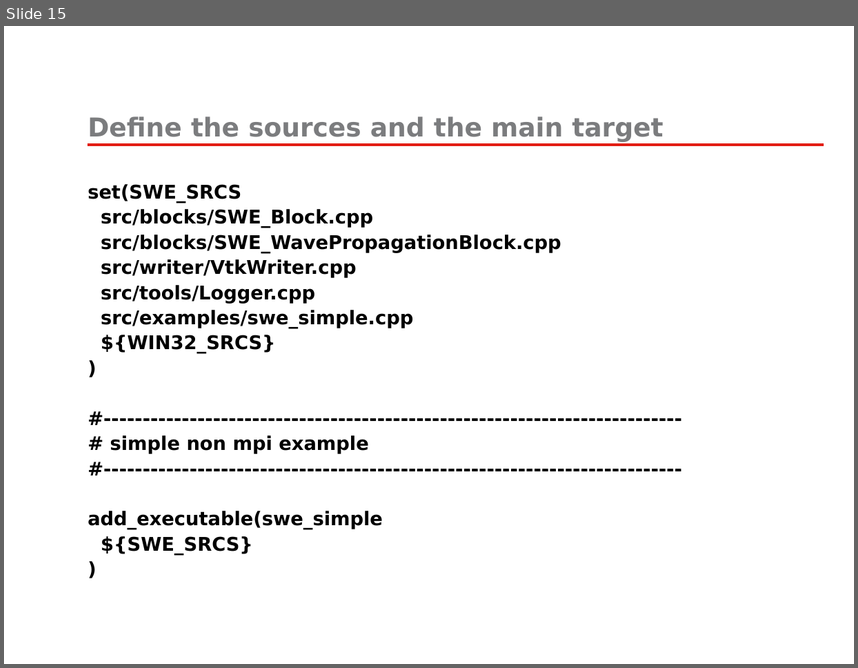
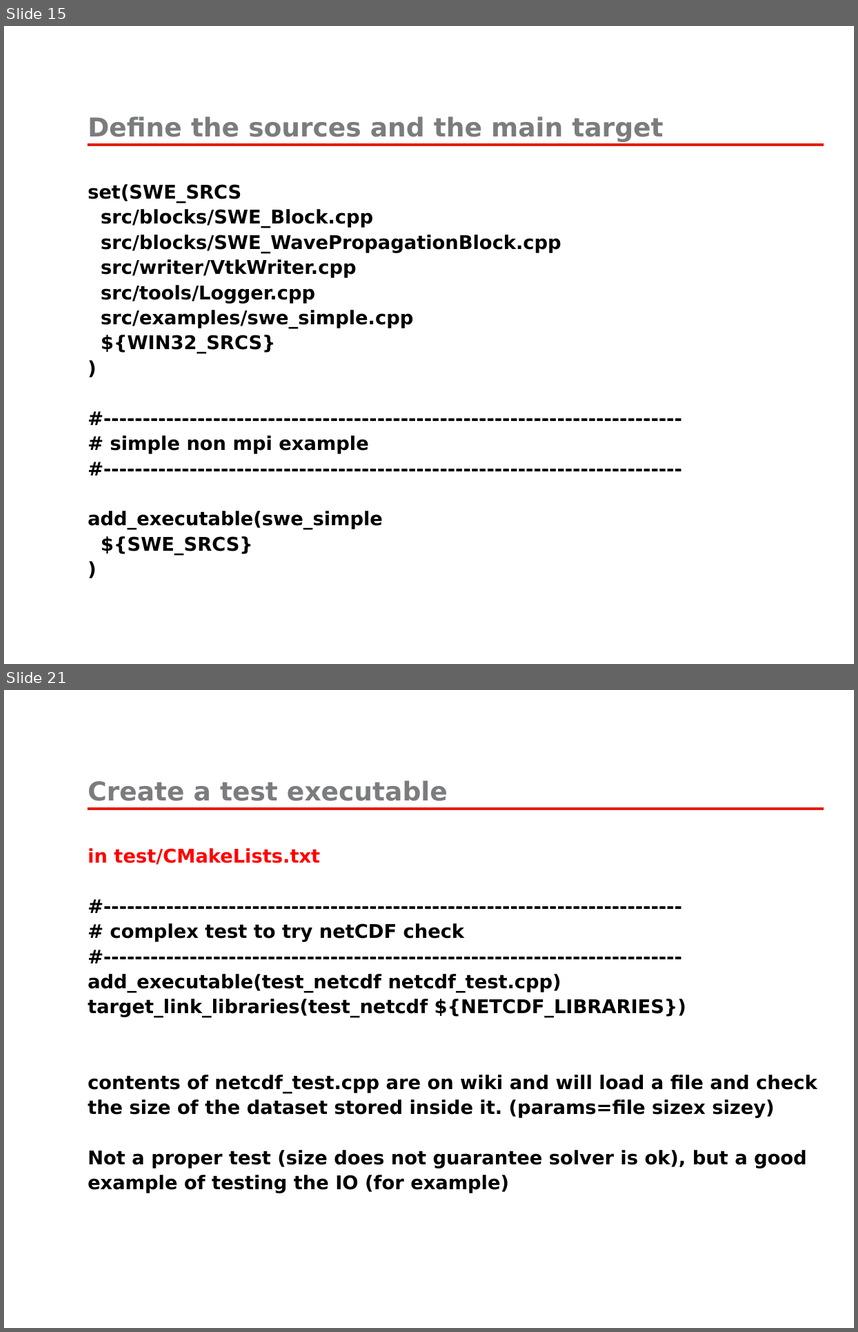
Before and after one commit to fomics/SummerSchool2013, a slide deck: PRESENTATIONS/cmake/2013-07-08-SummerSchool-CMake.pptx. Shown one above the other, each under a label of ours: slide 15 before the commit, slides 15 and 21 after it; the slides between them are not shown. The pictures are 858x668 and 858x1332 pixels, drawn with LibreOffice and Linux fonts; fonts in the diff are those of the drawing; background and template pictures are left out. Boxes give left, top, right and bottom in pixels: in the first picture for what was removed or moved away, otherwise in the second. Text is boxed around its words. In the diff, an @@ line names an element or a change of style, - is before the commit and + after.

Commit message:
Add cmake slides

```diff
--- a/PRESENTATIONS/cmake/2013-07-08-SummerSchool-CMake.pptx
+++ b/PRESENTATIONS/cmake/2013-07-08-SummerSchool-CMake.pptx
@@ slide 21 added at (x1=4, y1=690, x2=854, y2=1328), background #FFFFFF; not listed: 1 template element that a slide beside it also shows @@
@@ title added at (x1=87, y1=780, x2=448, y2=801), 22 pt, text #7B7C7E, bold @@
+Create a test executable
@@ text added at (x1=87, y1=848, x2=818, y2=1193), 16 pt, text #000000, bold @@
+in test/CMakeLists.txt
+#--------------------------------------------------------------------------
+# complex test to try netCDF check
+#--------------------------------------------------------------------------
+add_executable(test_netcdf netcdf_test.cpp)
+target_link_libraries(test_netcdf ${NETCDF_LIBRARIES})
+contents of netcdf_test.cpp are on wiki and will load a file and check the size of the dataset stored inside it. (params=file sizex sizey)
+Not a proper test (size does not guarantee solver is ok), but a good example of testing the IO (for example)
```
Also in this commit, not shown: 4 slides changed, 7 other slides added.
